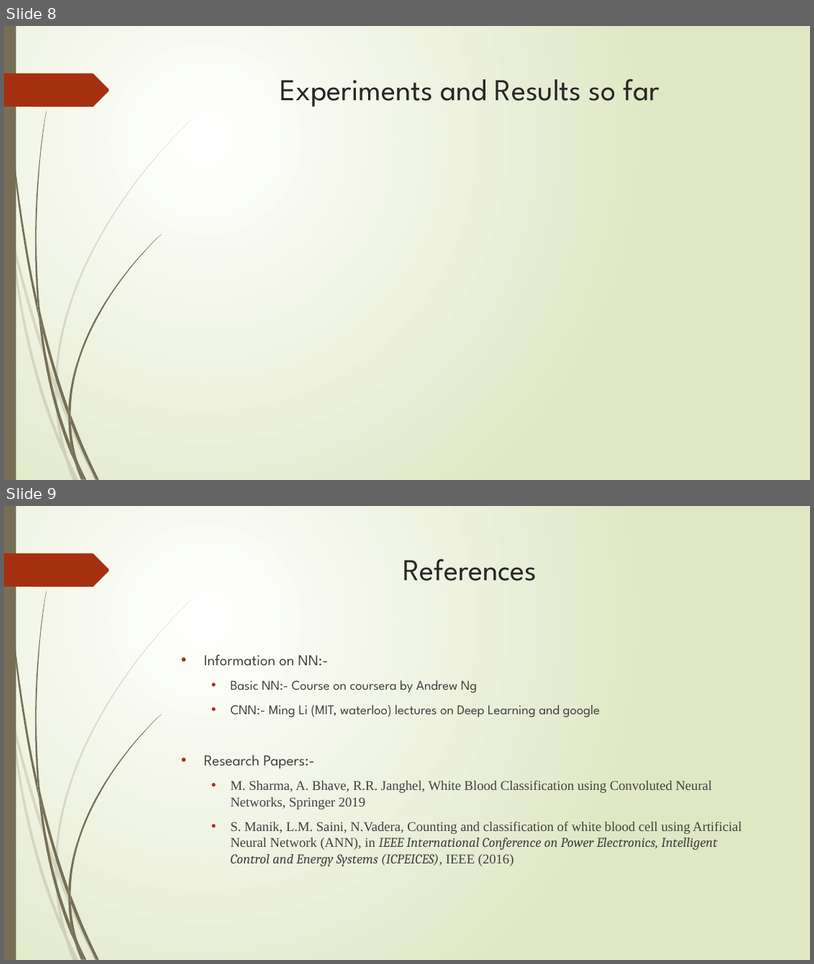
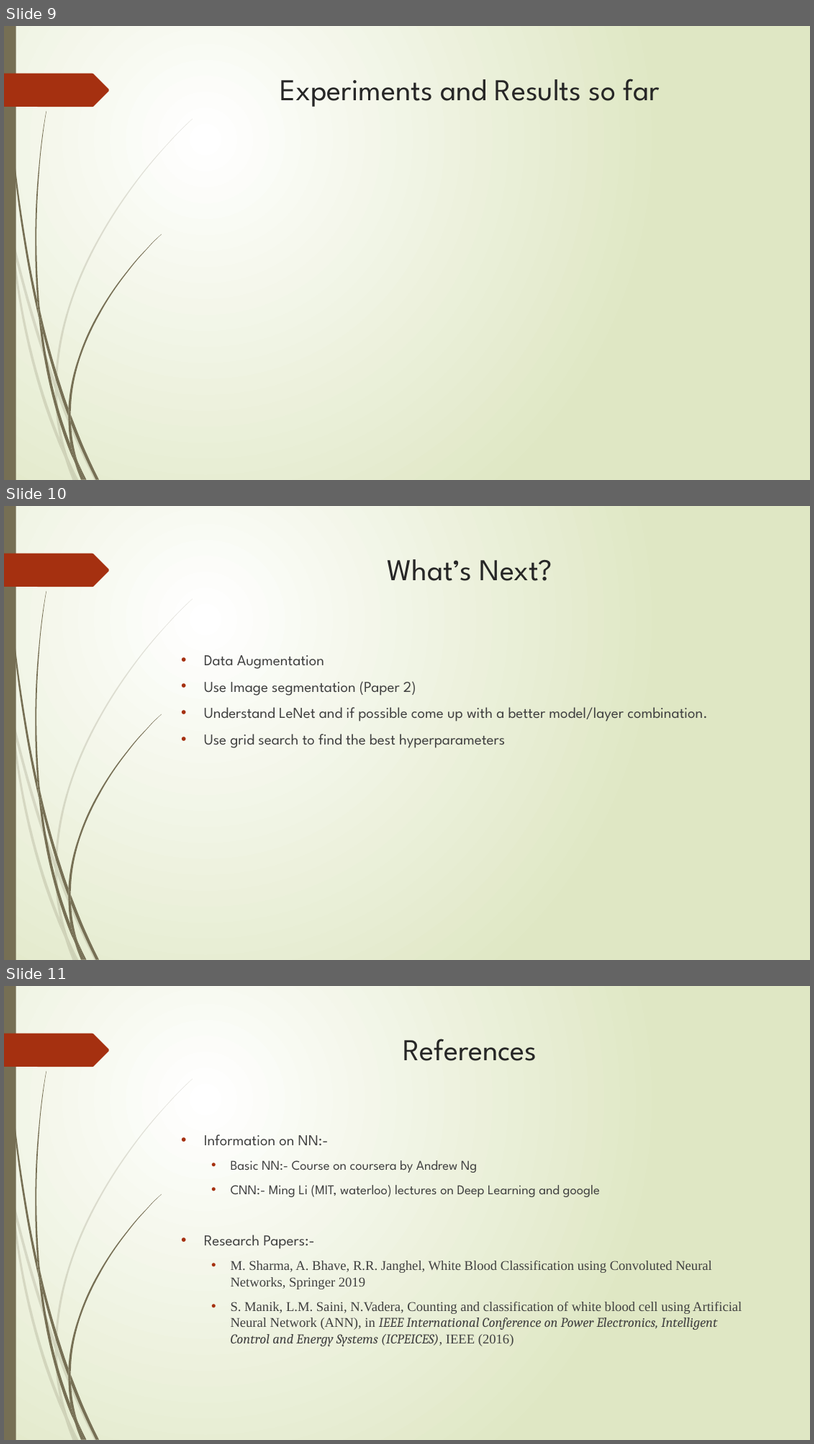
Before and after one commit to ShashankSaumya123/WBC-Classification, a slide deck: Presentation/Project Midway.pptx. Shown one above the other, each under a label of ours: slides 8 and 9 before the commit, slides 9, 10 and 11 after it. The pictures are 814x964 and 814x1444 pixels, drawn with LibreOffice and Linux fonts; fonts in the diff are those of the drawing. Boxes give left, top, right and bottom in pixels: in the first picture for what was removed or moved away, otherwise in the second. Text is boxed around its words. In the diff, an @@ line names an element or a change of style, - is before the commit and + after.

```diff
--- a/Presentation/Project Midway.pptx
+++ b/Presentation/Project Midway.pptx
@@ slide 10 added at [4, 506, 810, 960], background gradient #FFFFFF to #DFE8C4; not listed: 24 template elements that a slide beside it also shows @@
@@ title added at [388, 559, 553, 581], 36 pt, text #262626 @@
+What’s Next?
@@ text added at [204, 655, 707, 748], 18 pt, text #404040 @@
+• Data Augmentation
+• Use Image segmentation (Paper 2)
+• Understand LeNet and if possible come up with a better model/layer combination.
+• Use grid search to find the best hyperparameters
@@ what was slide 8 is now slide 9 @@
@@ what was slide 9 is now slide 11 @@
```
Also in this commit, not shown: 2 slides changed, 1 other slide added.
